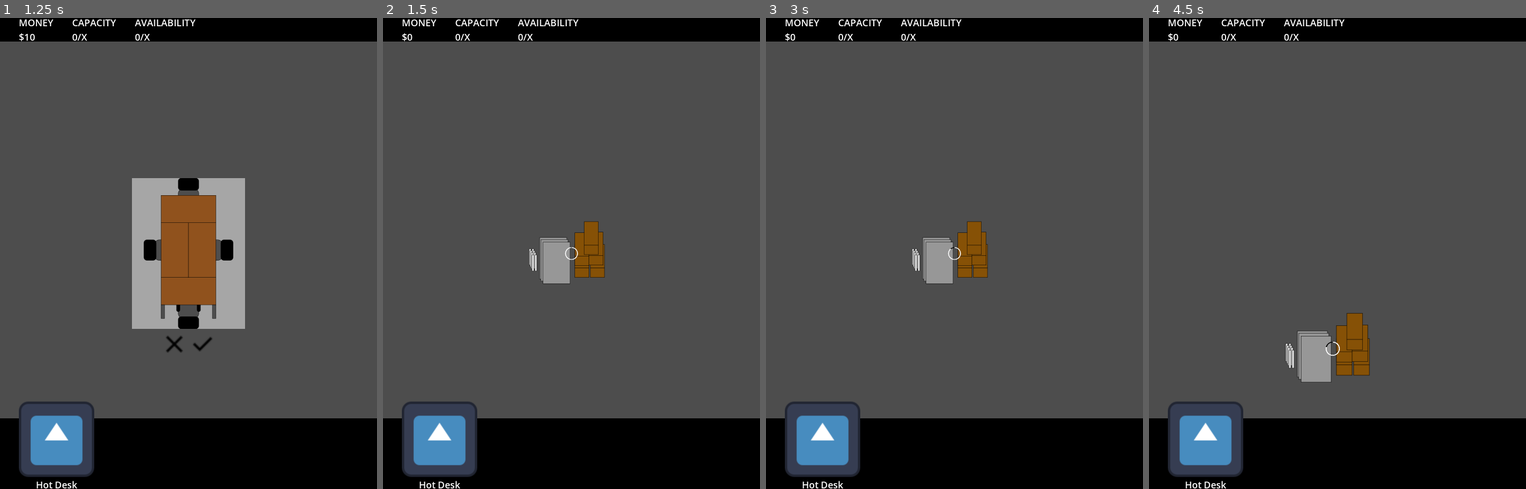
Above: before the commit, frames 1-4 (left to right).
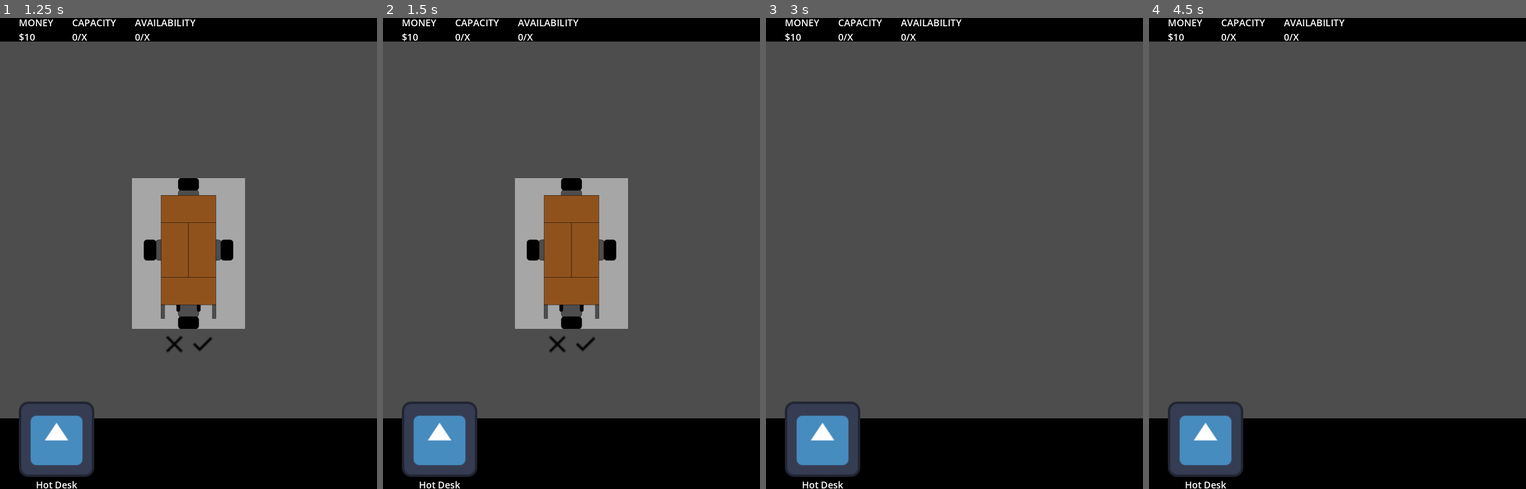
Above: after the commit, the same moments.

Repository: niels-hb/officie-godot
Game: Godot game, scene res://scenes/offices/base_office/base_office.tscn
The game is run twice, just before and just after one commit, with the same random seed, the same clock (stepped at 60 frames per second) and the same inputs. This scene is started directly instead of the project's main scene. The engine's default icon, where the game draws it, is replaced by a stand-in: a white triangle on a blue panel in a dark square.
Inputs (mouse positions are in pixels of both pictures, inside the frame that each line leads up to):
- Up to frame 1 (1.25 s): tap Enter at 0.5 s; drag from (56, 451) to (226, 149) at 0.52 s
- Up to frame 2 (1.5 s): click (586, 342) at 1.25 s
- Up to frame 3 (3 s): click (969, 342) at 2.02 s; click (939, 342) at 2.77 s
- Up to frame 4 (4.5 s): tap Space at 3.5 s; drag from (1337, 253) to (1318, 347) at 3.52 s; tap Enter at 4.25 s; move the mouse to (1224, 182) at 4.27 s; hold M (multi_swipe_down_left) from 4.28 s (still down); hold Mouse wheel up (pinch_outward) from 4.28 s (still down)

Frame 1 is identical in both runs. In frame 2, 8.8% of the frame differs, in the area x 6-65%, y 3-71%; in frame 3, 1.7%; in frame 4, 2.1%.

Commit message:
Added grid position validation when placing rooms

Diff:
--- a/scenes/offices/base_office/base_office.gd
+++ b/scenes/offices/base_office/base_office.gd
@@ -3,6 +3,11 @@
 
 @onready var camera: GestureControlledCamera2D = $Camera
 @onready var tile_map: TileMap = $Grid/TileMap
+
+const TILEMAP_FLOOR_LAYER: int = 0
+const TILEMAP_WALL_LAYER: int = 1
+
+const TILEMAP_CDL_BLOCKING: String = "blocking"
 
 
 func _on_room_selector_room_selected(room: Room) -> void:
@@ -31,3 +36,41 @@
 		if disabled
 		else GestureControlledCamera2D.ZOOM_GESTURE.PINCH
 	)
+
+
+func is_blocking_tile_within_area(area_position: Vector2i, area_size: Vector2i) -> bool:
+	return (
+		(
+			get_tiles_in_area([TILEMAP_FLOOR_LAYER, TILEMAP_WALL_LAYER], area_position, area_size)
+			. filter(_filter_null_values)
+			. map(func(tile: TileData) -> bool: return tile.get_custom_data(TILEMAP_CDL_BLOCKING))
+			. find(true)
+		)
+		> -1
+	)
+
+
+func is_floor_covering_area(area_position: Vector2i, area_size: Vector2i) -> bool:
+	return (
+		len(
+			get_tiles_in_area([TILEMAP_FLOOR_LAYER], area_position, area_size).filter(
+				_filter_null_values
+			)
+		)
+		== area_size.x * area_size.y
+	)
+
+
+func get_tiles_in_area(layers: Array, area_position: Vector2i, area_size: Vector2i) -> Array:
+	var tiles: Array = []
+
+	for i: int in range(area_position.x, area_position.x + area_size.x):
+		for j: int in range(area_position.y, area_position.y + area_size.y):
+			for layer: int in layers:
+				tiles.append(tile_map.get_cell_tile_data(layer, Vector2i(i, j)))
+
+	return tiles
+
+
+func _filter_null_values(value: Variant) -> bool:
+	return value != null
--- a/scenes/rooms/base_room/base_room.gd
+++ b/scenes/rooms/base_room/base_room.gd
@@ -10,6 +10,16 @@
 
 var office: BaseOffice
 var room: Room
+
+var grid_position: Vector2i:
+	get:
+		return office.tile_map.local_to_map(
+			position - (collison_shape.shape as RectangleShape2D).size / 2
+		)
+
+var grid_size: Vector2i:
+	get:
+		return (collison_shape.shape as RectangleShape2D).size / GameInformation.GRID_SIZE
 
 
 func init(_office: BaseOffice, _room: Room) -> BaseRoom:
@@ -63,4 +73,7 @@
 
 
 func _validate_position() -> bool:
-	return true
+	return (
+		office.is_floor_covering_area(grid_position, grid_size)
+		&& !office.is_blocking_tile_within_area(grid_position, grid_size)
+	)
